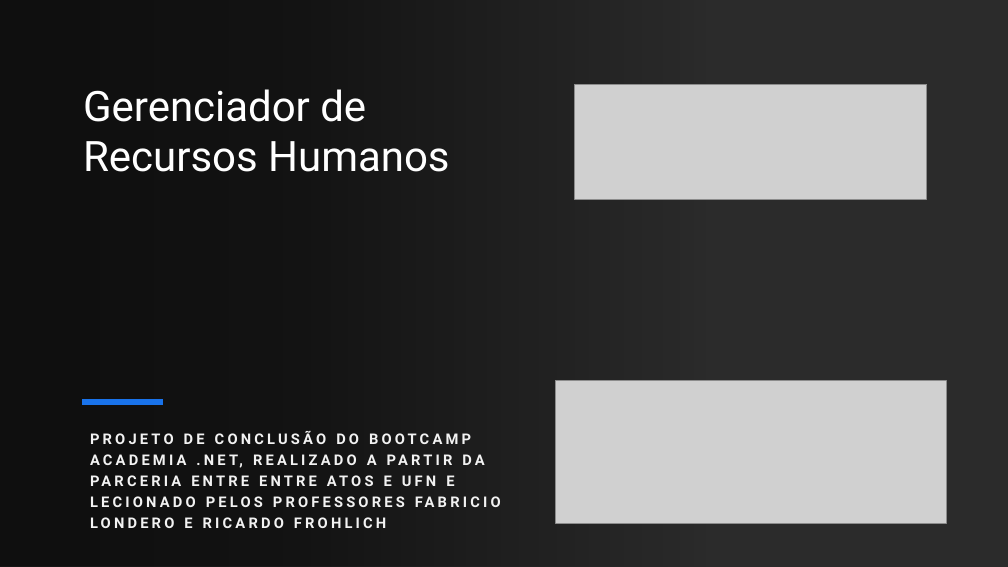
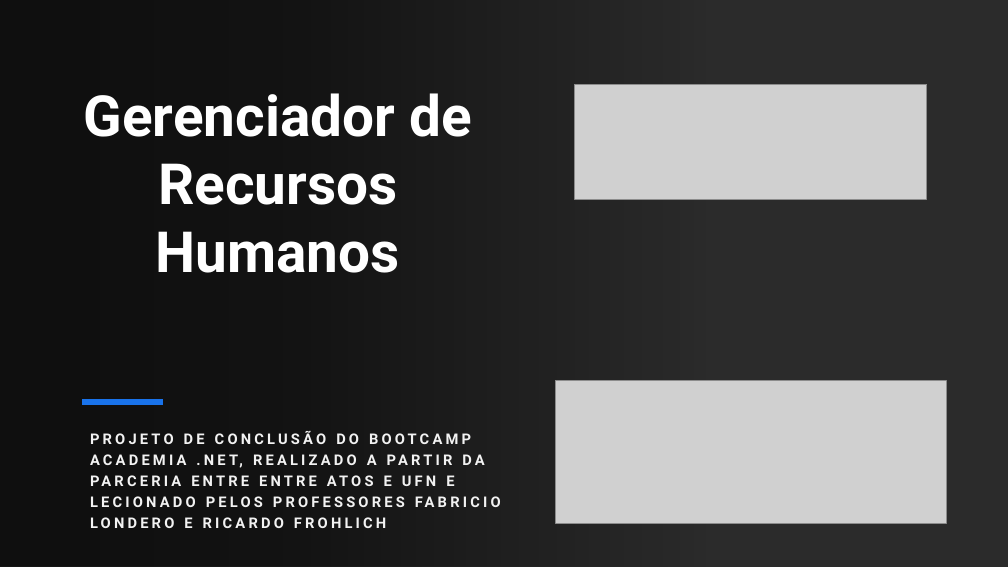
Before and after one commit to vinisnasc/RHMVC_ProjetoFinalAtosUFN, a slide deck: slide 1 of Documents/Apresentacao.pptx. Drawn at 1008x567 pixels with LibreOffice and Linux fonts; fonts in the diff are those of the drawing; grey boxes stand for pictures; background and template pictures are left out; a plain dark background stands for a picture behind light text. Boxes give left, top, right and bottom in pixels: in the first picture for what was removed or moved away, otherwise in the second. Text is boxed around its words. In the diff, an @@ line names an element or a change of style, - is before the commit and + after.

```diff
--- a/Documents/Apresentacao.pptx
+++ b/Documents/Apresentacao.pptx
@@ title "Gerenciador de Recursos Humanos" at (x1=84, y1=93, x2=472, y2=273): size 40 to 54 pt, bold on; alignment left to centre @@
```
Also in this commit, not shown: 1 slide added, 1 slide removed, 15 other files.
